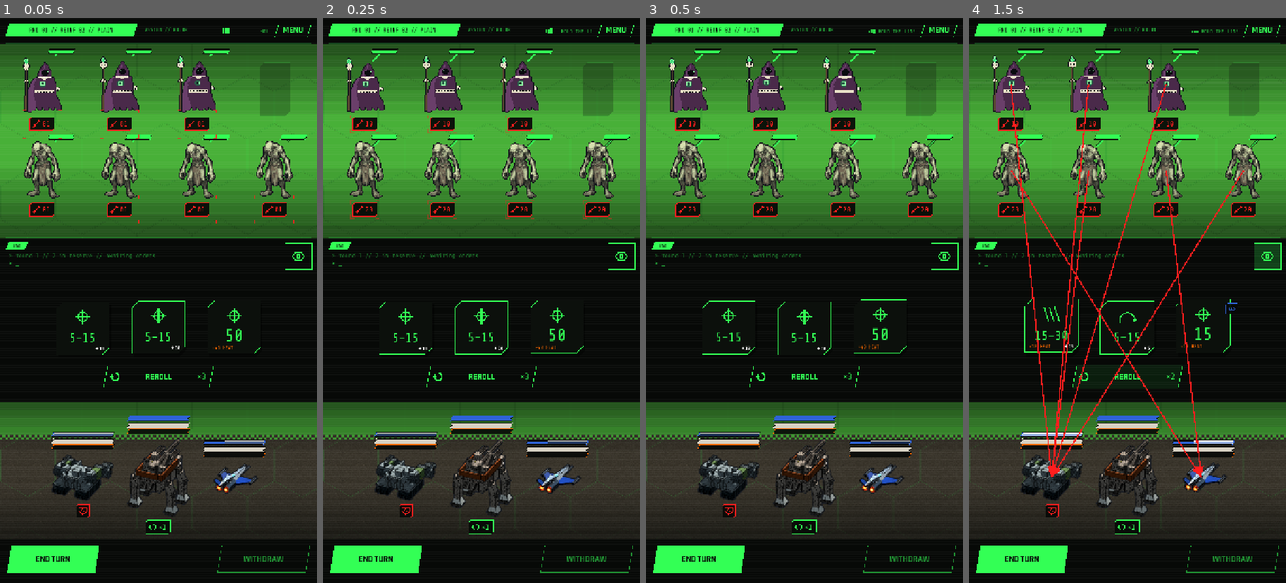
Above: before the commit, frames 1-4 (left to right).
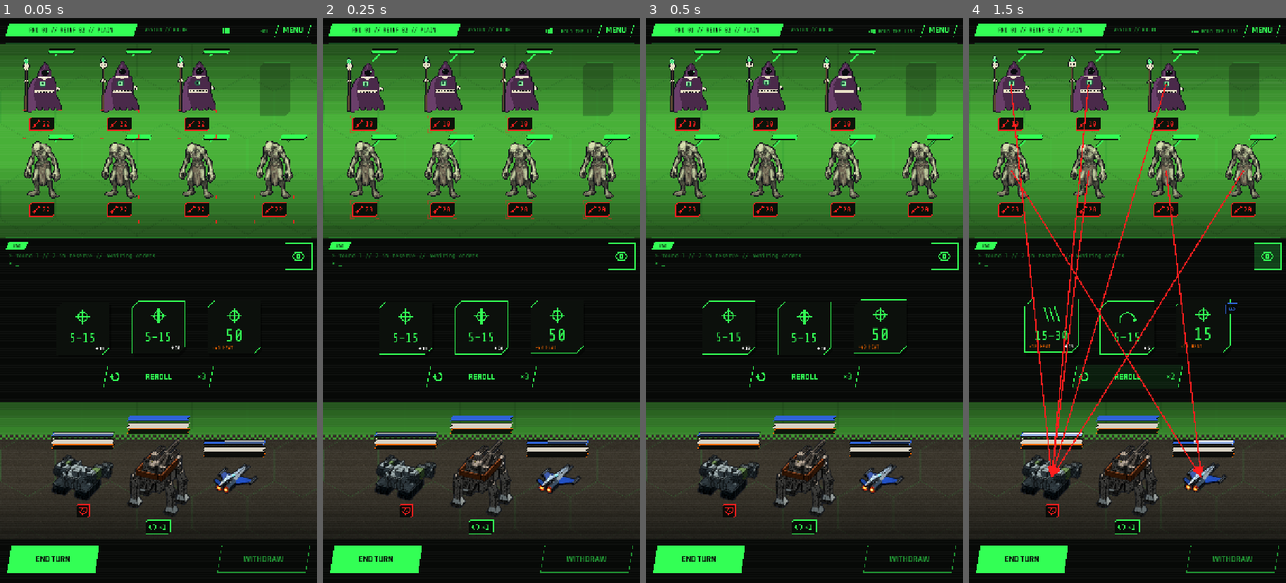
Above: after the commit, the same moments.

Repository: ryanjdmartin/riftgate
Game: Godot game, scene res://game/skirmish/skirmish_screen.tscn
The game is run twice, just before and just after one commit, with the same random seed, the same clock (stepped at 60 frames per second) and the same inputs. This scene is started directly instead of the project's main scene.
Inputs (mouse positions are in pixels of both pictures, inside the frame that each line leads up to):
- Up to frame 1 (0.05 s): no input
- Up to frame 2 (0.25 s): no input
- Up to frame 3 (0.5 s): no input
- Up to frame 4 (1.5 s): click (1266, 255) at 0.5 s; click "REROLL" at 1.25 s

The runs differ from the first frame. In frame 1, less than 0.1% of the frame differs, in the area x 13-90%, y 18-35%; in frame 2, nothing differs; in frame 3, nothing differs; in frame 4, nothing differs.

Commit message:
Ryan's notes of 9 October on the deaths and Jenny's frequencies: the late pops found and fixed, W&S's death lands, a machine's death at the end of the enemy turn, the pools split and retuned
The pops long after in the deaths were the forge's frequency-domain filters wrapping a blast's front round to the end of its buffer; FX.heft (and the deaths' low-pass) now filter with silence padded after, and the nine shipped effects that carried the pop (every machine death, the plasma, the rack, the blunt with plasma, the shield's break) were rebuilt clean: none of 74 has one now. Wainwright & Sutler's death is its third cut (sample-identical to the page). A machine's death comes at the end of the enemy's turn, one after another with nothing over it: the replay collects the machines a blow or the burn fells, then each is shown wrecked with its maker's death and Jenny's "machine lost" in that death's gap (Sound.DEATH_VOICE_AT, death_span). The fourth cut on the page: Minerva's second boom much deeper, Kestrel falling (its engine sputtering, the air rushing) then striking the ground in an ignition with no second boom, Aphelion's three beeps on one pitch and four small blasts rolled into the end of the discharge, the Arsenal's whoosh into ignition, the cry far quieter, plasma crackles fizzling out. Jenny: a shield and a buff apart ("shield up", "countermeasures engaged", "saving throw granted"; "granting buff", "activating boost", "rage mode activated", "power overwhelming"), "bogey eliminated" for "eliminating" and "bogey down", "showtime" and "here we go again" to the skirmish's opening; the gate and the opening every time, the codex 1 in 6, a refusal 1 in 4; the page's section 5 redrawn from the pools. 414 green; the smoke run clean with a death at the turn's end.

Co-Authored-By: Claude Opus 5.5 <noreply@anthropic.com>

Diff:
--- a/art/audio/voice/lines.json
+++ b/art/audio/voice/lines.json
@@ -54,8 +54,8 @@
    "info": false,
    "lines": [
     {
-     "file": "line_eliminating",
-     "text": "eliminating"
+     "file": "line_bogey_eliminated",
+     "text": "bogey eliminated"
     },
     {
      "file": "line_neutralising_hostile",
@@ -70,10 +70,6 @@
      "text": "lethal force applied"
     },
     {
-     "file": "line_bogey_down",
-     "text": "bogey down"
-    },
-    {
      "file": "line_threat_eliminated",
      "text": "threat eliminated"
     }
@@ -199,32 +195,42 @@
    ],
    "signal": ""
   },
+  "shield": {
+   "chance": 0.16666666666666666,
+   "info": false,
+   "lines": [
+    {
+     "file": "line_shield_up",
+     "text": "shield up"
+    },
+    {
+     "file": "line_countermeasures_engaged",
+     "text": "countermeasures engaged"
+    }
+   ],
+   "personality": [
+    {
+     "file": "line_saving_throw_granted",
+     "text": "saving throw granted"
+    }
+   ],
+   "merge": [],
+   "signal": ""
+  },
   "buff": {
    "chance": 0.16666666666666666,
    "info": false,
    "lines": [
     {
-     "file": "line_shield_up",
-     "text": "shield up"
-    },
-    {
      "file": "line_granting_buff",
      "text": "granting buff"
     },
     {
      "file": "line_activating_boost",
      "text": "activating boost"
-    },
-    {
-     "file": "line_countermeasures_engaged",
-     "text": "countermeasures engaged"
-    }
-   ],
-   "personality": [
-    {
-     "file": "line_saving_throw_granted",
-     "text": "saving throw granted"
-    },
+    }
+   ],
+   "personality": [
     {
      "file": "line_rage_mode_activated",
      "text": "rage mode activated"
@@ -509,7 +515,56 @@
      "text": "closing to contact"
     }
    ],
-   "personality": [
+   "personality": [],
+   "merge": [],
+   "signal": ""
+  },
+  "engage": {
+   "chance": 1.0,
+   "info": false,
+   "lines": [
+    {
+     "file": "line_engaging",
+     "text": "engaging"
+    },
+    {
+     "file": "line_skirmish_feed_acquired",
+     "text": "skirmish feed acquired"
+    },
+    {
+     "file": "line_weapons_hot",
+     "text": "weapons hot"
+    },
+    {
+     "file": "line_connecting_to_live_feed",
+     "text": "connecting to live feed"
+    },
+    {
+     "file": "line_transferring_to_tactical_display",
+     "text": "transferring to tactical display"
+    },
+    {
+     "file": "line_initiating_combat_protocol",
+     "text": "initiating combat protocol"
+    }
+   ],
+   "personality": [
+    {
+     "file": "line_rip_and_tear",
+     "text": "rip and tear"
+    },
+    {
+     "file": "line_battle_music_initiated",
+     "text": "battle music initiated"
+    },
+    {
+     "file": "line_let_s_dance",
+     "text": "let's dance"
+    },
+    {
+     "file": "line_the_fight_is_on",
+     "text": "the fight is on"
+    },
     {
      "file": "line_showtime",
      "text": "showtime"
@@ -522,56 +577,6 @@
    "merge": [],
    "signal": ""
   },
-  "engage": {
-   "chance": 0.5,
-   "info": false,
-   "lines": [
-    {
-     "file": "line_engaging",
-     "text": "engaging"
-    },
-    {
-     "file": "line_skirmish_feed_acquired",
-     "text": "skirmish feed acquired"
-    },
-    {
-     "file": "line_weapons_hot",
-     "text": "weapons hot"
-    },
-    {
-     "file": "line_connecting_to_live_feed",
-     "text": "connecting to live feed"
-    },
-    {
-     "file": "line_transferring_to_tactical_display",
-     "text": "transferring to tactical display"
-    },
-    {
-     "file": "line_initiating_combat_protocol",
-     "text": "initiating combat protocol"
-    }
-   ],
-   "personality": [
-    {
-     "file": "line_rip_and_tear",
-     "text": "rip and tear"
-    },
-    {
-     "file": "line_battle_music_initiated",
-     "text": "battle music initiated"
-    },
-    {
-     "file": "line_let_s_dance",
-     "text": "let's dance"
-    },
-    {
-     "file": "line_the_fight_is_on",
-     "text": "the fight is on"
-    }
-   ],
-   "merge": [],
-   "signal": ""
-  },
   "boss": {
    "chance": 1.0,
    "info": false,
@@ -623,7 +628,7 @@
    "signal": ""
   },
   "gate": {
-   "chance": 0.5,
+   "chance": 1.0,
    "info": false,
    "lines": [
     {
@@ -773,7 +778,7 @@
    "signal": ""
   },
   "codex": {
-   "chance": 0.08333333333333333,
+   "chance": 0.16666666666666666,
    "info": false,
    "lines": [
     {
@@ -807,7 +812,7 @@
    "signal": ""
   },
   "refuse": {
-   "chance": 0.125,
+   "chance": 0.25,
    "info": false,
    "lines": [
     {
--- a/game/audio/sound.gd
+++ b/game/audio/sound.gd
@@ -70,6 +70,14 @@
 	"w_laser": 0.47, "w_plasma": 0.5, "w_dish_shield": 0.04, "w_dish_coil": 0.57,
 	"foe_undead_heavy": 0.3, "foe_demonic_heavy": 0.3, "foe_eldritch_heavy": 0.46,
 }
+
+## Where Jenny's "machine lost" falls in each maker's death, seconds from its start: the death
+## Ryan picked has a gap for her (death_sketches.py, VOICE_AT), so she interleaves with it
+## rather than speaking over a blast. A maker whose death has not been picked yet takes the
+## default, past the old death's first blast.
+const DEATH_VOICE_AT := {"wainwright_sutler": 0.45}
+const DEATH_VOICE_AT_DEFAULT := 0.9
+const DEATH_AFTER_LINE := 1.7   # her line and a breath, before anything else happens
 
 ## A way of moving (BattleMap.WAYS) to its footfall; a hovercraft passes like a flyer.
 const STEPS := {"tracked": "step_tracked", "walker": "step_legged", "wheeled": "step_wheeled", "flyer": "step_flyer", "hover": "step_flyer"}
@@ -175,6 +183,15 @@
 static func family(kind: String, faction: String) -> String:
 	var f := faction if FAMILIES.has(faction) else "undead"
 	return "spawn_" + f if kind == "spawn" else "foe_%s_%s" % [f, kind]
+
+
+## Where her line falls in a maker's death, and how long the death holds the stage.
+static func death_voice_at(maker: String) -> float:
+	return float(DEATH_VOICE_AT.get(maker, DEATH_VOICE_AT_DEFAULT))
+
+
+static func death_span(maker: String) -> float:
+	return maxf(death_voice_at(maker) + DEATH_AFTER_LINE, 2.2)
 
 
 ## Seconds from a blow's start to where it lands (LAND); 0 for one that lands at once.
--- a/game/skirmish/skirmish_screen.gd
+++ b/game/skirmish/skirmish_screen.gd
@@ -1284,9 +1284,8 @@
 const PRE_LINE_AT := 0.1     # her line, just after the die's own sound
 const PRE_FIRE := 0.85       # the weapon, this far through her line
 const AFTER_DEATH := 0.45   # her line, this long after a foe's death begins
-## The enemy's turn (not yet under the chain's rule): her information lines after the blow
-## lands, a machine lost past its kill's first blast.
-const VOICE_AFTER_KILL := 0.9
+## The enemy's turn: her component lines after the blow lands (a machine lost waits for its
+## death at the turn's end).
 const VOICE_AFTER_BLOW := 0.4
 
 
@@ -1352,7 +1351,8 @@
 		var vent := spent.kind == Face.Kind.VENT
 		var effect := "vent" if vent else blow
 		if spent.kind == Face.Kind.VENT or spent.kind == Face.Kind.SHIELD or spent.kind == Face.Kind.BUFF:
-			var said := 0.0 if quiet else Sound.claim_line("heat_vented" if vent else "buff", PRE_LINE_AT)
+			var hook := "heat_vented" if vent else ("shield" if spent.kind == Face.Kind.SHIELD else "buff")
+			var said := 0.0 if quiet else Sound.claim_line(hook, PRE_LINE_AT)
 			fire_at = PRE_LINE_AT + said * PRE_FIRE if said > 0.0 else 0.0
 			Sound.play_after(fire_at, effect, -3.0 if spent.kind == Face.Kind.BUFF else 0.0)
 			landed = fire_at + Sound.lands(effect)
@@ -1500,6 +1500,19 @@
 			if v.bars.size() >= 3:
 				v.bars[2] = v.bars[2].slice(0, 3)
 			v.queue_redraw()
+	# The machines that fall this turn, to a blow or to the burn, in the order they fall: each
+	# dies at the end of the turn, one after another, with nothing over it (Ryan, 9 October).
+	var deaths: Array = []
+	_dying.clear()
+	for h in hits:
+		if int(h[5]) <= 0 and not h[1].dead and not _dying.has(h[1]):
+			_dying[h[1]] = true
+			deaths.append([h[1], h[10]])
+	for ov in sk.overheats:
+		var oi: int = ov["mech"]
+		if oi >= 0 and oi < _mech_views.size() and int(ov["hull"]) <= 0 and not _mech_views[oi].dead and not _dying.has(_mech_views[oi]):
+			_dying[_mech_views[oi]] = true
+			deaths.append([_mech_views[oi], _maker_of(sk.mechs[oi])])
 	var beat := _enemy_beat()
 	var tw := create_tween()
 	for h in hits:
@@ -1508,6 +1521,9 @@
 	if not sk.overheats.is_empty():
 		tw.tween_callback(_land_overheats)
 		tw.tween_interval(beat)
+	for d in deaths:
+		tw.tween_callback(_land_death.bind(d[0], d[1]))
+		tw.tween_interval(Sound.death_span(d[1]))
 	tw.tween_interval(0.25)
 	tw.tween_callback(func() -> void:
 		_replay_shade.visible = false
@@ -1522,7 +1538,8 @@
 ## Heard as the family's blow (its heavy blow from HEAVY_DAMAGE), then what took it: a
 ## standing shield (the shield hit), the shield breaking, the armour turning it on bare hull
 ## (the maker's block), or the hull (the maker's hit), and a machine that falls its maker's
-## kill. Jenny: a machine lost, a component damaged or destroyed.
+## kill. Jenny: a component damaged or destroyed. A machine the blow fells dies at the end of
+## the turn (`_land_death`), not here.
 func _land_blow(h: Array) -> void:
 	var fv: UnitView = h[0]
 	var mv: UnitView = h[1]
@@ -1542,9 +1559,8 @@
 	Sound.play(foe_blow)
 	var struck := "shield_break" if broke else ("shield_hit" if held else (Sound.struck("hit", maker) if through > 0 else Sound.struck("block", maker)))
 	Sound.play_after(landed, struck, 0.0 if broke else -3.0)
-	if hull_after <= 0 and not mv.dead:   # its first fall only: a wreck struck again is not lost twice
-		Sound.play_after(landed + 0.12, Sound.struck("kill", maker))
-		Sound.say_after(landed + VOICE_AFTER_KILL, "machine_lost")
+	if _dying.has(mv):
+		pass   # its death comes at the end of the turn
 	elif injury == "destroyed":
 		Sound.say_after(landed + VOICE_AFTER_BLOW, "component_destroyed")
 	elif injury == "cracked":
@@ -1555,11 +1571,21 @@
 		if mv.bars.size() >= 2:
 			mv.bars[0][0] = shield_after
 			mv.bars[1][0] = hull_after
-		if hull_after <= 0:
-			mv.dead = true
 		mv.queue_redraw()
 		if broke:
 			mv.shatter_shield())
+
+
+## A machine lost, at the end of the enemy's turn: the wreck shown, its maker's death, and
+## Jenny's "machine lost" in that death's gap (Sound.death_voice_at); the replay waits out
+## Sound.death_span before anything else.
+var _dying: Dictionary = {}
+
+func _land_death(mv: UnitView, maker: String) -> void:
+	mv.dead = true
+	mv.queue_redraw()
+	Sound.play(Sound.struck("kill", maker))
+	Sound.say_after(Sound.death_voice_at(maker), "machine_lost")
 
 
 ## The round's overheats land together after the enemy's blows (the sim burns them at the
@@ -1575,12 +1601,7 @@
 		_animate_hit(mv)
 		if mv.bars.size() >= 2:
 			mv.bars[1][0] = int(ov["hull"])
-		if int(ov["hull"]) <= 0 and not mv.dead:
-			Sound.play_after(0.2, Sound.struck("kill", _maker_of(sk.mechs[i])))
-			Sound.say("machine_lost")
-		if int(ov["hull"]) <= 0:
-			mv.dead = true
-		mv.queue_redraw()
+		mv.queue_redraw()   # one the burn fells dies at the end of the turn (`_land_death`)
 
 
 ## Every animation on a control returns it to where it was placed. Whatever is still
--- a/tests/test_sound.gd
+++ b/tests/test_sound.gd
@@ -109,7 +109,7 @@
 	var table := Sound._read_lines()
 	assert_true(not table.is_empty(), "art/audio/voice/lines.json is shipped (voice_lines.py ship)")
 	var hooks: Dictionary = table.get("hooks", {})
-	for hook in ["die_spent", "foe_down", "foe_down_undead", "foe_down_demonic", "foe_down_eldritch", "buff",
+	for hook in ["die_spent", "foe_down", "foe_down_undead", "foe_down_demonic", "foe_down_eldritch", "shield", "buff",
 			"heat_vented", "heat_high", "overheat", "machine_lost", "component_damaged", "component_destroyed",
 			"resolve_all", "resolve_move", "contact", "engage", "boss", "gate", "loss_gate", "victory", "codex",
 			"refuse", "battle_open"]:
--- a/tools/sound_smoke.gd
+++ b/tools/sound_smoke.gd
@@ -72,6 +72,8 @@
 			break
 		screen._end_turn_now()
 		await _wait(6.0)
+	screen._land_death(screen._mech_views[0], "wainwright_sutler")   # a machine's death at the turn's end
+	await _wait(2.5)
 	print("skirmish smoke: round %d, outcome %d" % [sk.round, sk.outcome])
 	if Sound._node != null:
 		Sound._node._lines.always = false
Not shown, removed: art/audio/voice/line_bogey_down.wav.import
Not shown, added: art/audio/voice/line_bogey_eliminated.wav.import
Not shown, removed: art/audio/voice/line_eliminating.wav.import
Not shown, changed: art/audio/block_aphelion.wav
Not shown, changed: art/audio/block_arsenal.wav
Not shown, changed: art/audio/block_kestrel.wav
Not shown, changed: art/audio/block_minerva.wav
Not shown, changed: art/audio/block_wainwright_sutler.wav
Not shown, changed: art/audio/hit_aphelion.wav
Not shown, changed: art/audio/hit_arsenal.wav
Not shown, changed: art/audio/hit_kestrel.wav
Not shown, changed: art/audio/hit_minerva.wav
(and 24 more such lines)
